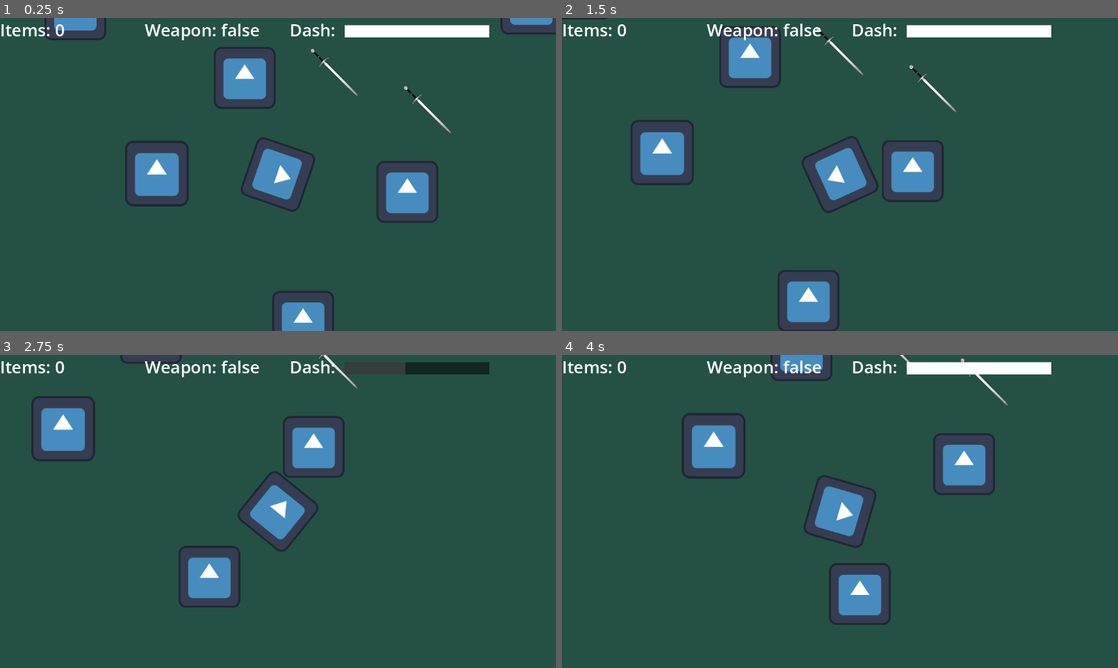
Above: before the commit, frames 1-4 (two rows, left to right).
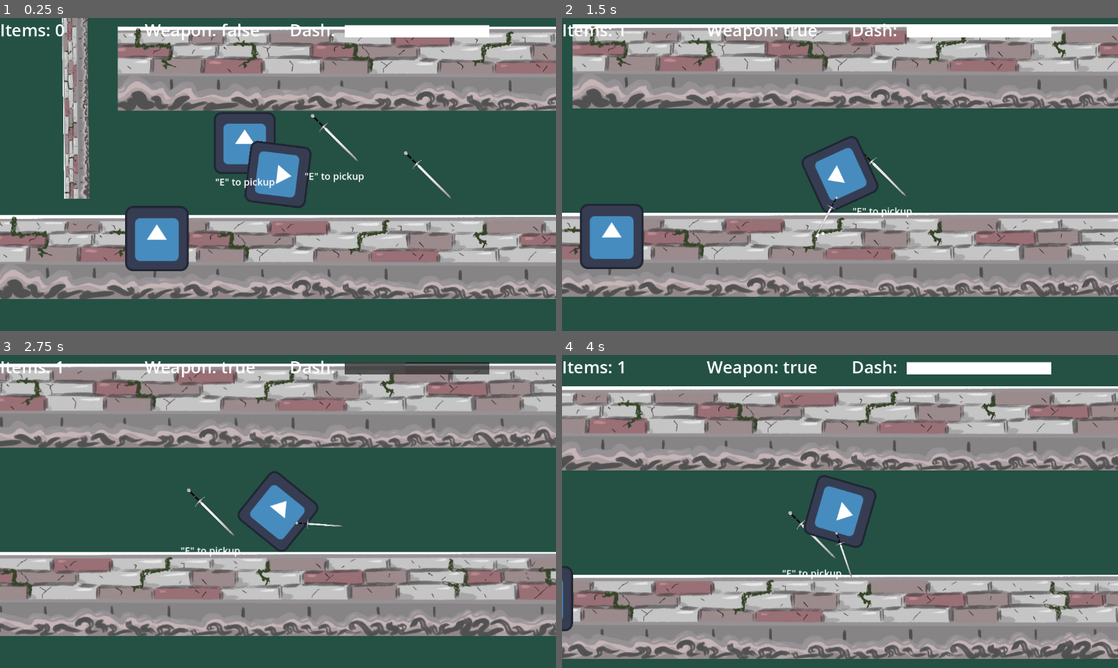
Above: after the commit, the same moments.

Repository: PierceFrancis/Godot-Final-Project
Game: Godot game, scene res://Scenes/main.tscn
Same seed, same stepped clock (60 frames per second), same inputs: the game is played once before the commit and once after it. The engine's default icon, where the game draws it, is replaced by a stand-in: a white triangle on a blue panel in a dark square.
Inputs (mouse positions are in pixels of both pictures, inside the frame that each line leads up to):
- Up to frame 1 (0.25 s): no input
- Up to frame 2 (1.5 s): move the mouse to (962, 158) at 0.52 s; hold D (move_right) 0.53-1.28 s; tap E (action_button) at 0.6 s; move the mouse to (728, 190) at 1.27 s; hold S (move_down) from 1.28 s (still down); click (728, 190) at 1.35 s
- Up to frame 3 (2.75 s): move the mouse to (333, 442) at 2.02 s; release S (move_down) at 2.03 s; hold D (move_right) from 2.03 s (still down); hold Space (dash) from 2.03 s (still down)
- Up to frame 4 (4 s): move the mouse to (812, 574) at 2.77 s; release D (move_right) at 2.78 s; release Space (dash) at 2.78 s; hold W (move_up) 2.78-3.53 s; tap E (action_button) at 2.85 s; move the mouse to (1006, 558) at 3.52 s; press the mouse at (1006, 558) at 3.53 s; hold Left (move_left) from 3.53 s (still down)

The runs differ from the first frame. In frame 1, 55% of the frame differs, in the area x 0-100%, y 0-100%; in frame 2, 55%; in frame 3, 55%; in frame 4, 55%, in the area x 0-100%, y 0-98%.

Commit message:
New Enemy Group

Diff:
--- a/Scenes/item_pickup.tscn
+++ b/Scenes/item_pickup.tscn
@@ -18,6 +18,7 @@
 shape = SubResource("CircleShape2D_jb3vm")
 
 [node name="PickupPrompt" type="Label" parent="."]
+z_index = 3
 offset_left = -61.0
 offset_top = 66.0
 offset_right = 63.0
--- a/Scenes/main.tscn
+++ b/Scenes/main.tscn
@@ -25,6 +25,8 @@
 
 [node name="StaticBody2D2" parent="." instance=ExtResource("2_bo1nx")]
 position = Vector2(-420, -342)
+rotation = -1.583841
+scale = Vector2(0.3, 0.3)
 
 [node name="StaticBody2D3" parent="." instance=ExtResource("2_bo1nx")]
 position = Vector2(525, -354)
--- a/Scenes/static_body_2d.tscn
+++ b/Scenes/static_body_2d.tscn
@@ -1,9 +1,9 @@
 [gd_scene load_steps=3 format=3 uid="uid://6gf0flf0t48u"]
 
-[ext_resource type="Texture2D" uid="uid://chhiqtgdyqsu7" path="res://icon.svg" id="1_78j07"]
+[ext_resource type="Texture2D" uid="uid://dxgem215ubkdd" path="res://assets/Wall (1).png" id="1_78j07"]
 
 [sub_resource type="RectangleShape2D" id="RectangleShape2D_d3w87"]
-size = Vector2(127, 127)
+size = Vector2(1713, 170)
 
 [node name="StaticBody2D" type="StaticBody2D"]
 
@@ -11,5 +11,4 @@
 texture = ExtResource("1_78j07")
 
 [node name="CollisionShape2D" type="CollisionShape2D" parent="."]
-position = Vector2(-0.5, -0.5)
 shape = SubResource("RectangleShape2D_d3w87")
--- a/Scenes/sword_slash.tscn
+++ b/Scenes/sword_slash.tscn
@@ -162,6 +162,7 @@
 [node name="CollisionShape2D" type="CollisionShape2D" parent="Area2D"]
 position = Vector2(126, 0)
 shape = SubResource("RectangleShape2D_wbnc5")
+debug_color = Color(0.78039217, 0, 0.12941177, 0.5921569)
 
 [connection signal="animation_finished" from="Sprite2D/AnimationPlayer" to="." method="_on_animation_player_animation_finished"]
 [connection signal="body_entered" from="Area2D" to="." method="_on_area_2d_body_entered"]
--- a/project.godot
+++ b/project.godot
@@ -22,6 +22,10 @@
 [display]
 
 window/stretch/mode="viewport"
+
+[global_group]
+
+enemy=""
 
 [input]
 
Binary file added: assets/Wall (1).png
Not shown, added: assets/Wall (1).png.import
Binary file added: assets/Wall.PNG
Not shown, added: assets/Wall.PNG.import
